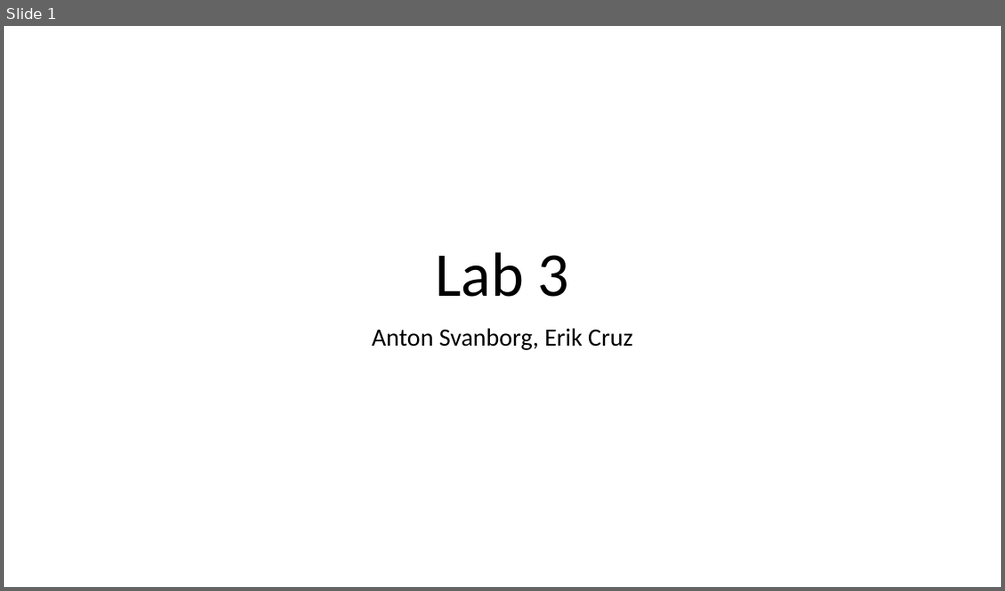
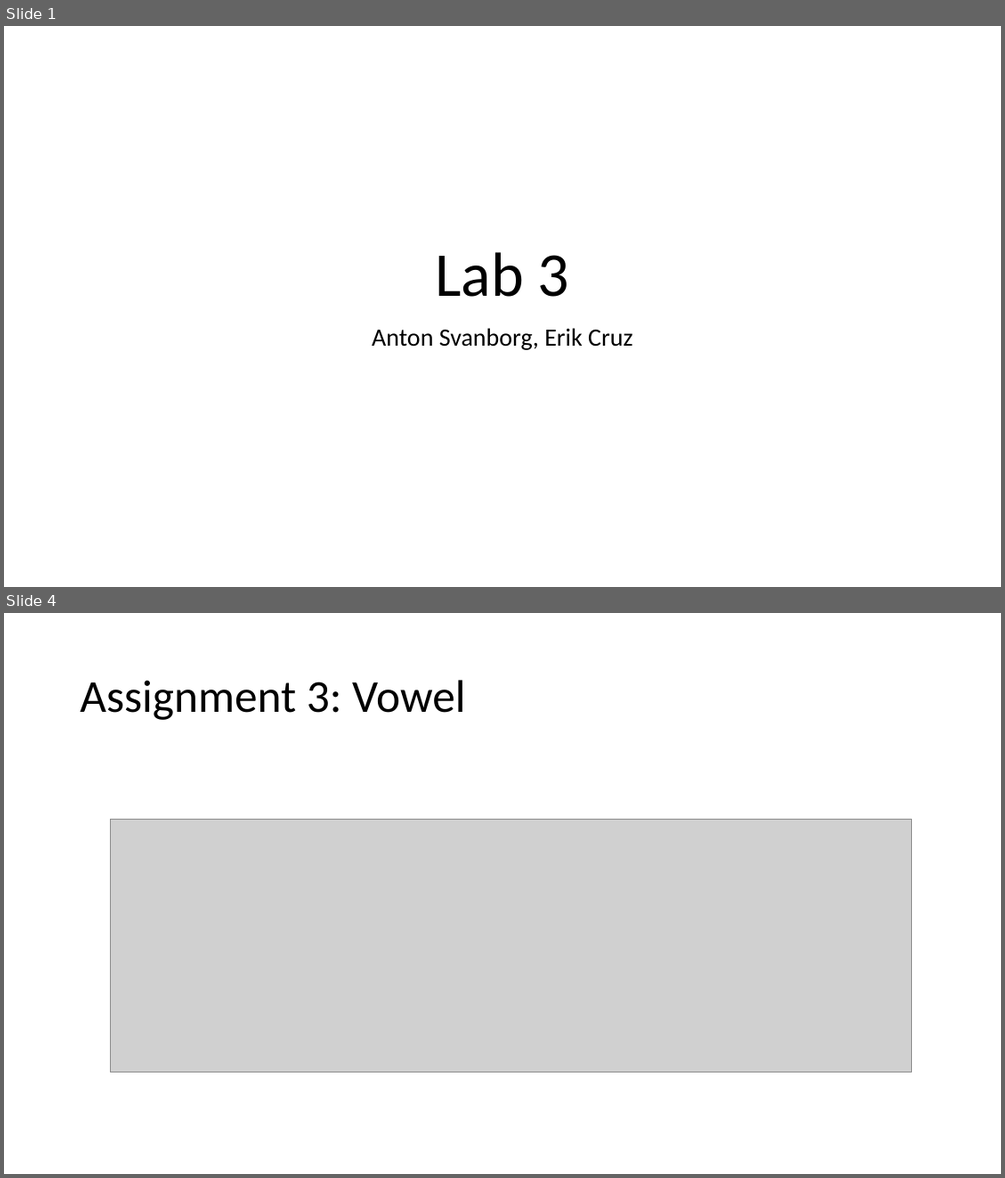
Before and after one commit to a-svanborg/ML-Bayes-Boosting, a slide deck: Presentation.pptx. Shown one above the other, each under a label of ours: slide 1 before the commit, slides 1 and 4 after it; the slides between them are not shown. The pictures are 1005x591 and 1005x1178 pixels, drawn with LibreOffice and Linux fonts; fonts in the diff are those of the drawing; grey boxes stand for pictures. Boxes give left, top, right and bottom in pixels: in the first picture for what was removed or moved away, otherwise in the second. Text is boxed around its words. In the diff, an @@ line names an element or a change of style, - is before the commit and + after.

```diff
--- a/Presentation.pptx
+++ b/Presentation.pptx
@@ slide 4 added at [4, 613, 1001, 1174], background #FFFFFF @@
@@ title added at [80, 680, 465, 720], 44 pt, text #000000 @@
+Assignment 3: Vowel
@@ picture added at [110, 819, 911, 1072] @@
```
Also in this commit, not shown: 13 other slides added, 3 other files.
